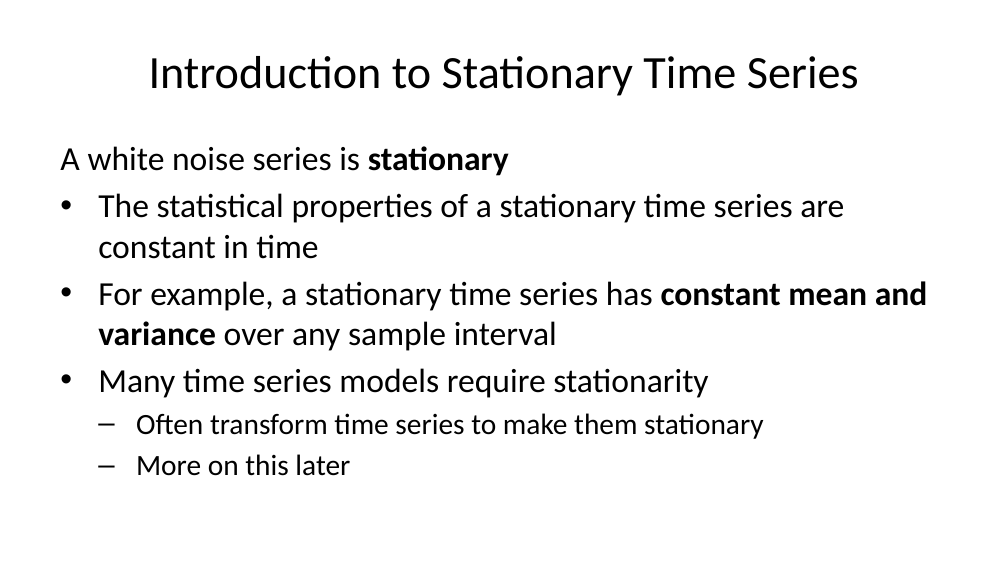
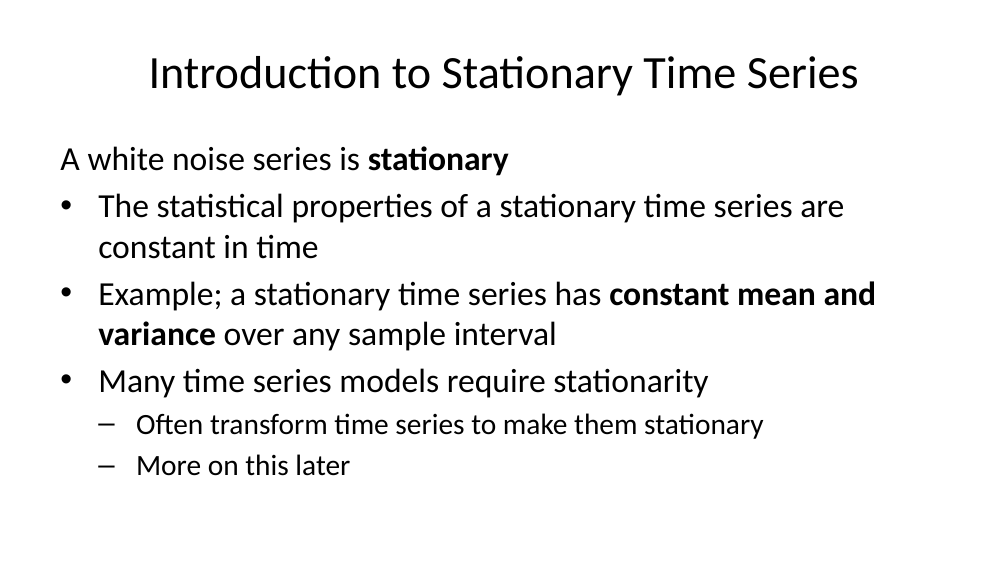
Before and after one commit to StephenElston/CSCI-E-83, a slide deck: slide 17 of LectureSlides/11_IntroductionToTimeSeries.pptx. Drawn at 1008x567 pixels with LibreOffice and Linux fonts; fonts in the diff are those of the drawing. Boxes give left, top, right and bottom in pixels: in the first picture for what was removed or moved away, otherwise in the second. Text is boxed around its words. In the diff, an @@ line names an element or a change of style, - is before the commit and + after.

```diff
--- a/LectureSlides/11_IntroductionToTimeSeries.pptx
+++ b/LectureSlides/11_IntroductionToTimeSeries.pptx
@@ text at bbox=[98, 281, 877, 351]: text changed @@
-• For example, a stationary time series has constant mean and variance over any sample interval
+• Example; a stationary time series has constant mean and variance over any sample interval
```
Also in this commit, not shown: 24 other slides changed, 3 slides added.
